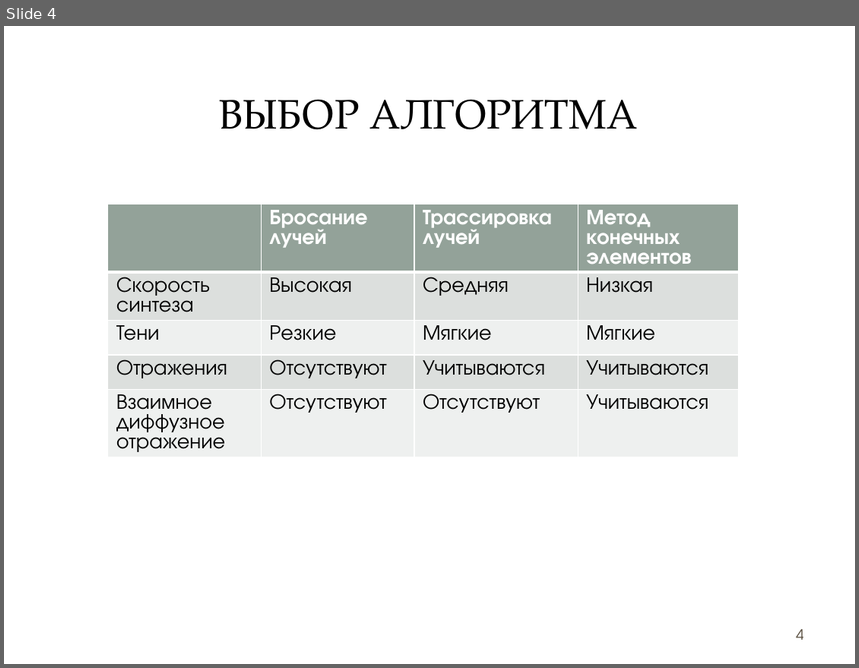
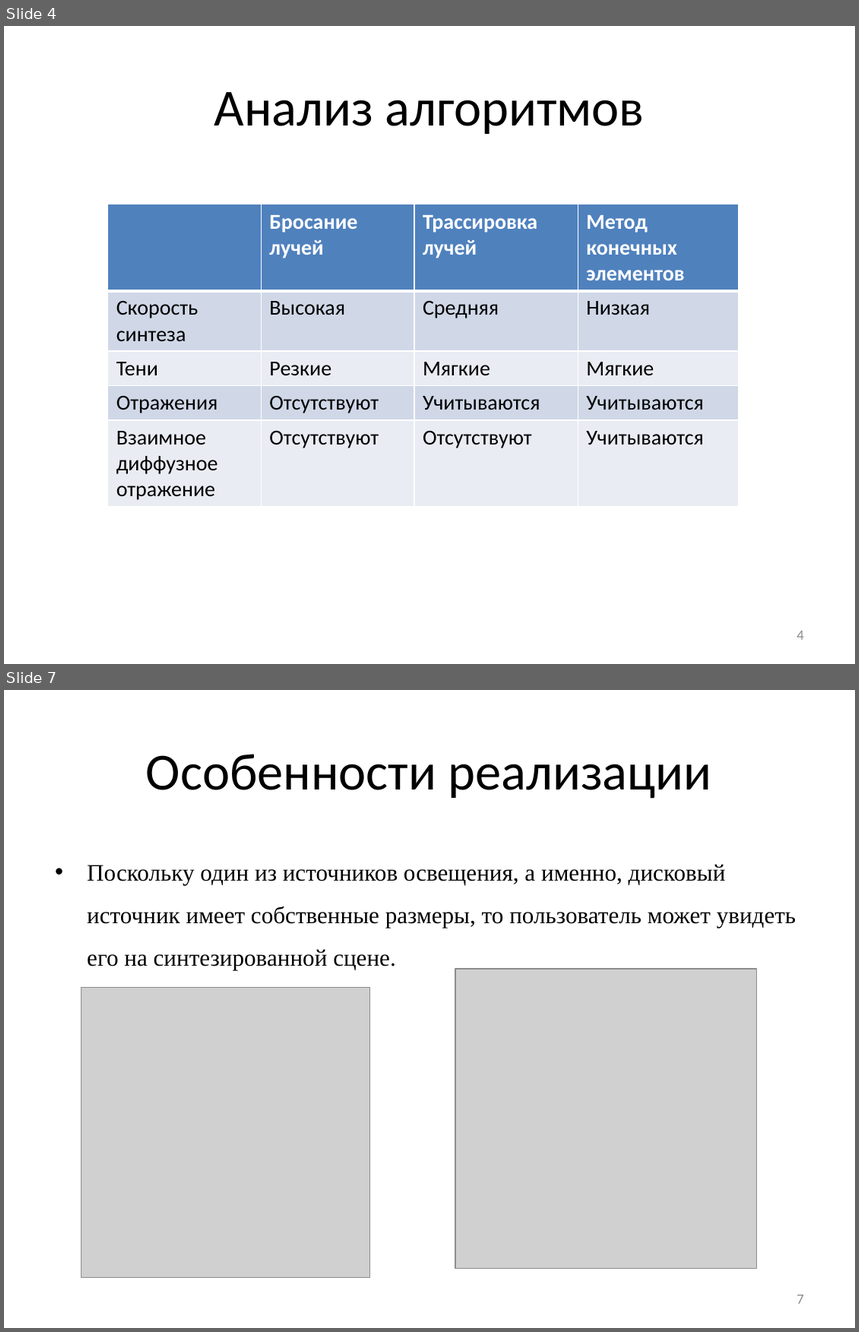
Before and after one commit to 1Bitcoin/course-project-computer-graphics, a slide deck: doc/Презентация.pptx. Shown one above the other, each under a label of ours: slide 4 before the commit, slides 4 and 7 after it; the slides between them are not shown. The pictures are 859x668 and 859x1332 pixels, drawn with LibreOffice and Linux fonts; fonts in the diff are those of the drawing; grey boxes stand for pictures; background and template pictures are left out. Boxes give left, top, right and bottom in pixels: in the first picture for what was removed or moved away, otherwise in the second. Text is boxed around its words. In the diff, an @@ line names an element or a change of style, - is before the commit and + after.

```diff
--- a/doc/Презентация.pptx
+++ b/doc/Презентация.pptx
@@ slide 7 added at bbox=[4, 690, 855, 1328], background #FFFFFF @@
@@ title added at bbox=[146, 754, 712, 799], 44 pt, text #000000 @@
+Особенности реализации
@@ text added at bbox=[87, 864, 796, 970], 20 pt, text #000000 @@
+• Поскольку один из источников освещения, а именно, дисковый источник имеет собственные размеры, то пользователь может увидеть его на синтезированной сцене.
@@ picture added at bbox=[455, 969, 756, 1269] @@
@@ picture added at bbox=[82, 987, 371, 1278] @@
@@ page number added at bbox=[797, 1295, 804, 1304], 12 pt, text #8C8C8C @@
+7
@@ slide 4 changed as well @@
@@ rounded rectangle removed at bbox=[12, 35, 847, 656] @@
@@ rectangle removed at bbox=[30, 52, 829, 175] @@
@@ rectangle removed at bbox=[39, 61, 819, 165] @@
@@ title at bbox=[215, 92, 645, 134]: text changed; size 35 to 44 pt; font TeX Gyre Pagella to Calibri @@
-ВЫБОР АЛГОРИТМА
+Анализ алгоритмов
@@ table at bbox=[108, 205, 739, 503] @@
@@ fill #93A299 to #4F81BD in row 1 @@
@@ fill #DCE0DE to #D0D8E8 in 8 cells @@
@@ fill #EEF0EF to #E9EDF4 in 8 cells @@
@@ font TeX Gyre Adventor to Calibri @@
@@ page number at bbox=[797, 631, 804, 640]: font TeX Gyre Adventor to Calibri, text colour #564B3C to #8C8C8C @@
```
Also in this commit, not shown: 5 other slides changed, 4 other slides added, 4 slides removed, 2 other files.
